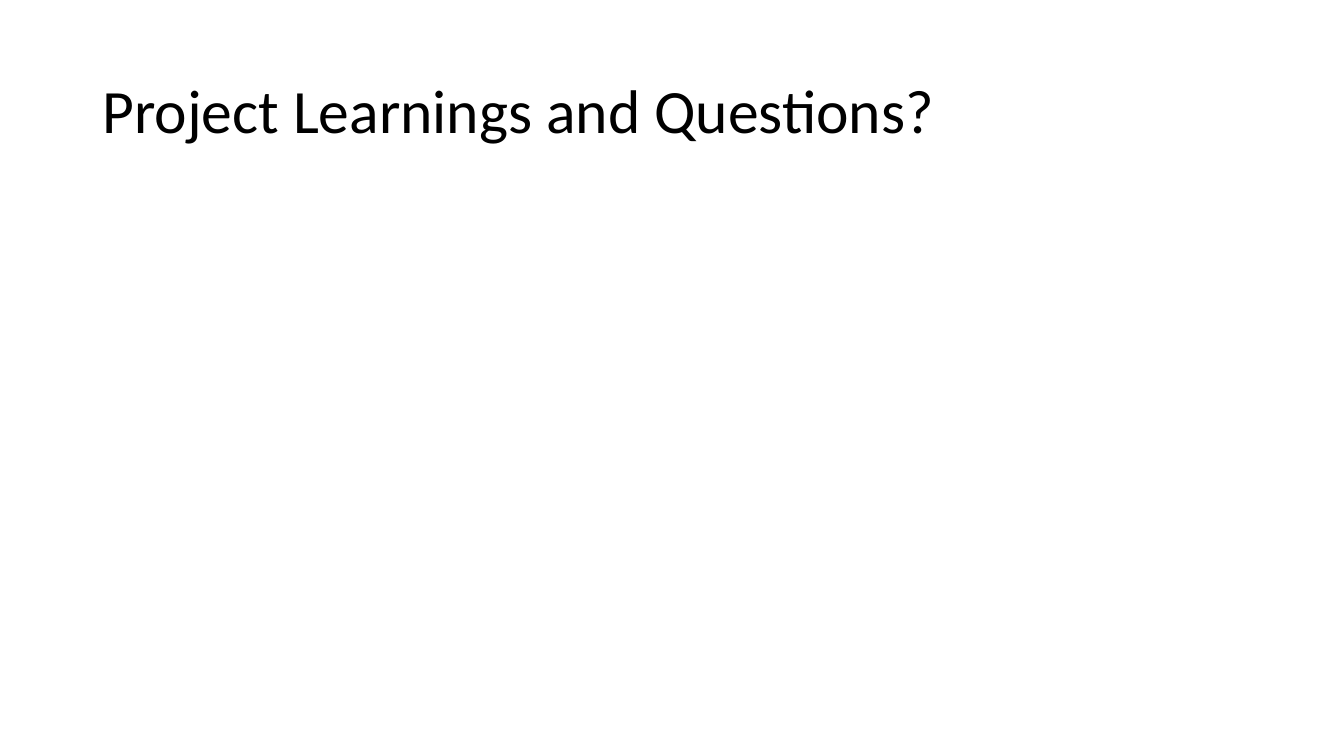
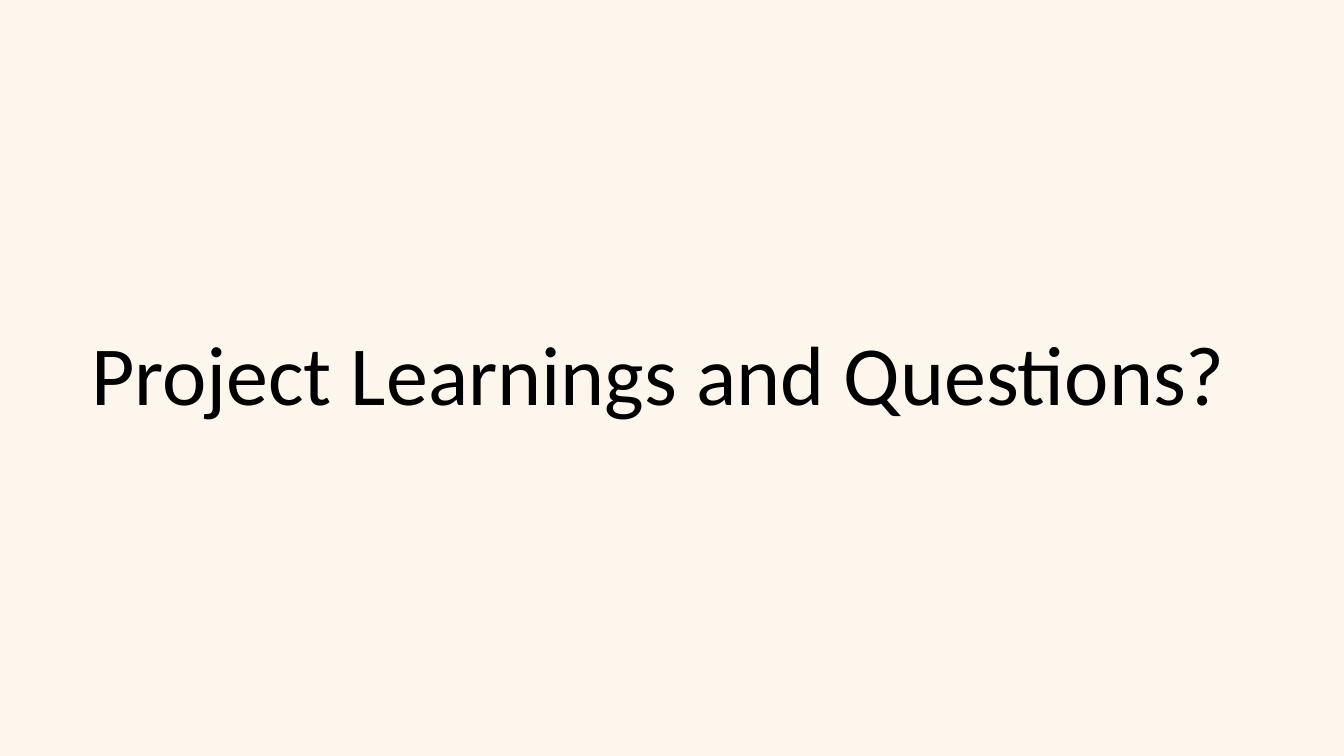
Before and after one commit to Patli1998/Bootcamp-Project1, a slide deck: slide 9 of Presentation.pptx. Drawn at 1344x756 pixels with LibreOffice and Linux fonts; fonts in the diff are those of the drawing. Boxes give left, top, right and bottom in pixels: in the first picture for what was removed or moved away, otherwise in the second. Text is boxed around its words. In the diff, an @@ line names an element or a change of style, - is before the commit and + after.

```diff
--- a/Presentation.pptx
+++ b/Presentation.pptx
@@ background #FFFFFF to #FDF6EC @@
@@ title "Project Learnings and Questions?": place and size @@
-title "Project Learnings and Questions?" at <box>102,90,933,144</box>
+title "Project Learnings and Questions?" at <box>91,346,1225,420</box>
@@ title "Project Learnings and Questions?" at <box>91,346,1225,420</box>: size 44 to 60 pt @@
```
Also in this commit, not shown: 8 other slides changed, 1 other file.
